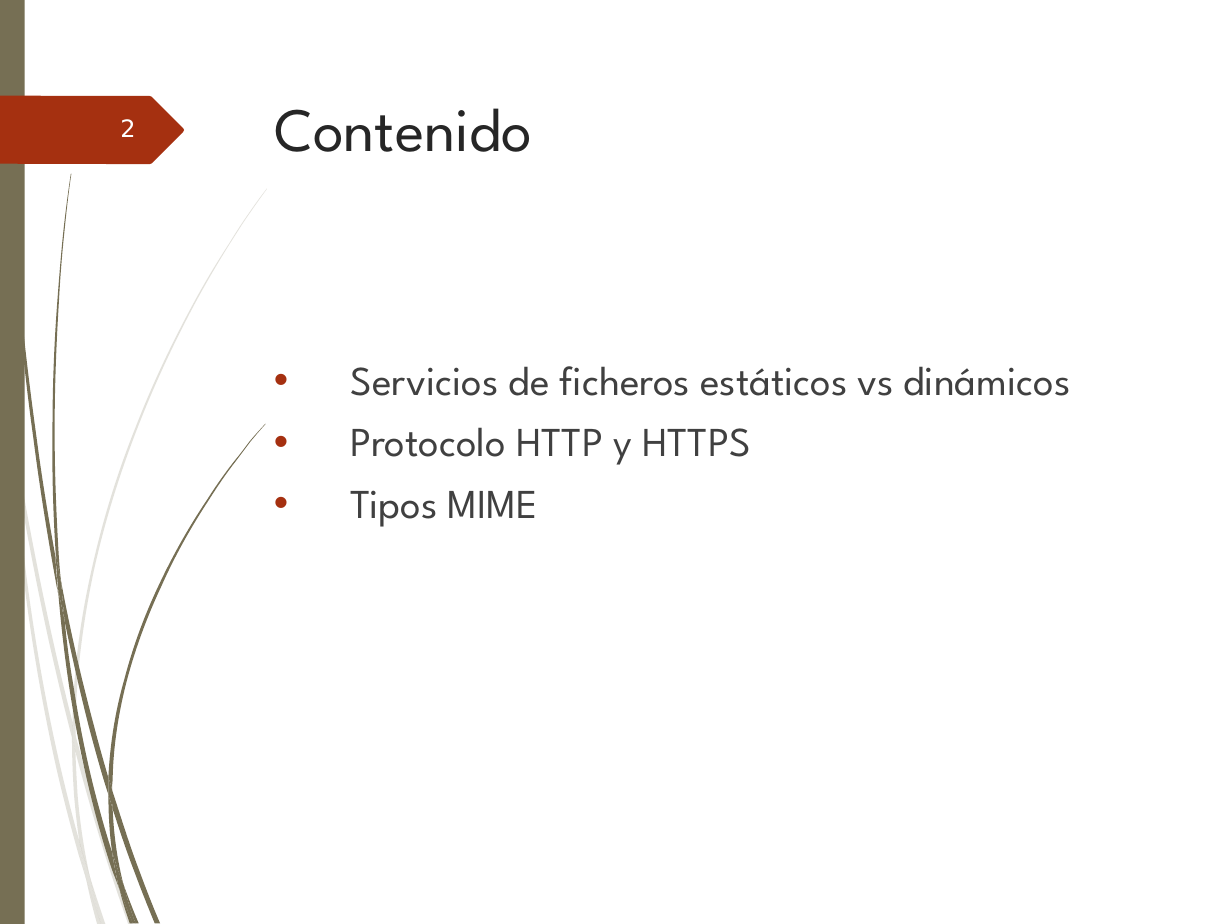
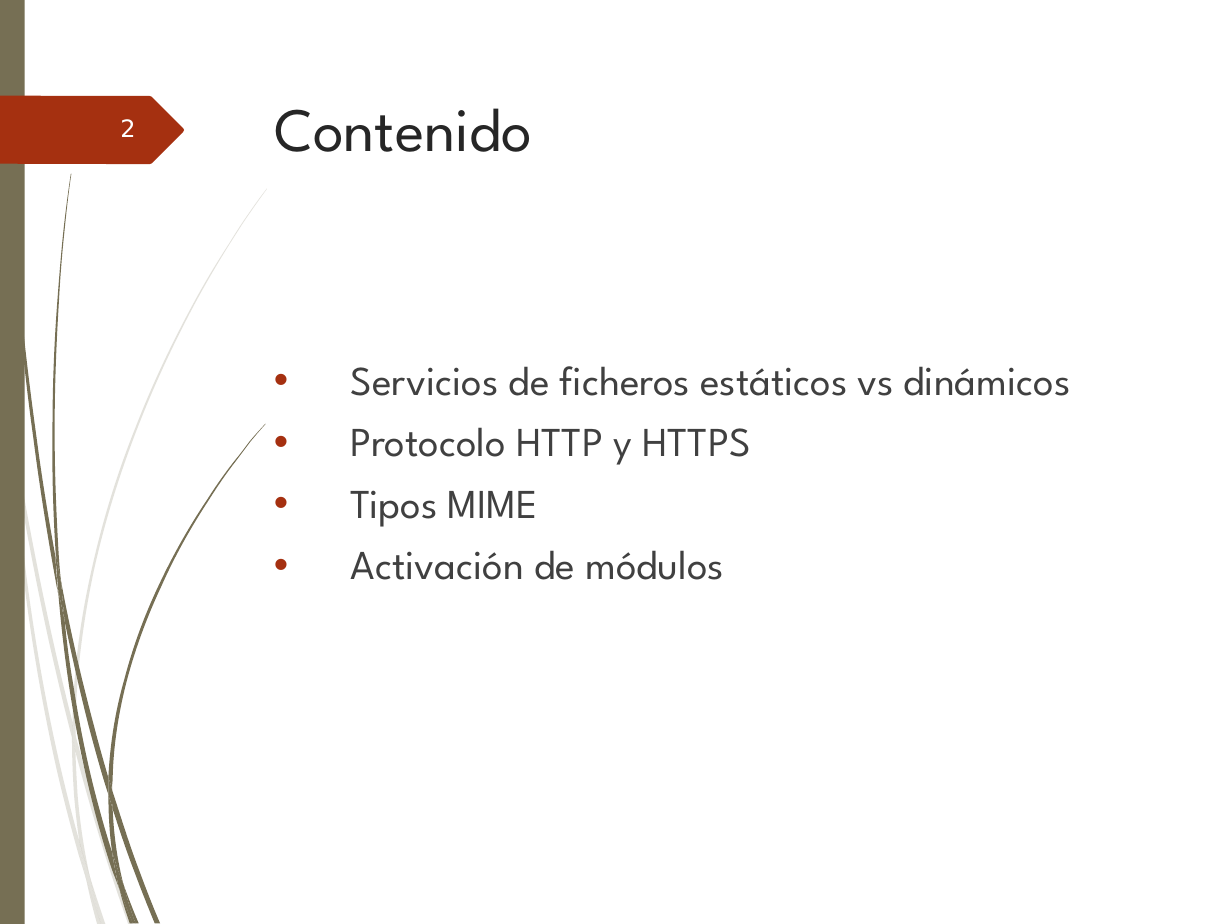
Before and after one commit to ammDAW/daw, a slide deck: slide 2 of 2_DAW/DAW - Beatriz/Unidad2/UT2. Administracion de servidores web.ppt. Drawn at 1232x924 pixels with LibreOffice and Linux fonts; fonts in the diff are those of the drawing; background and template pictures are left out. Boxes give left, top, right and bottom in pixels: in the first picture for what was removed or moved away, otherwise in the second. Text is boxed around its words. In the diff, an @@ line names an element or a change of style, - is before the commit and + after.

```diff
--- a/2_DAW/DAW - Beatriz/Unidad2/UT2. Administracion de servidores web.ppt
+++ b/2_DAW/DAW - Beatriz/Unidad2/UT2. Administracion de servidores web.ppt
@@ text at [351, 550, 724, 580]: paragraph added @@
+• Activación de módulos
```
Also in this commit, not shown: 2 other slides changed, 10 other files.
